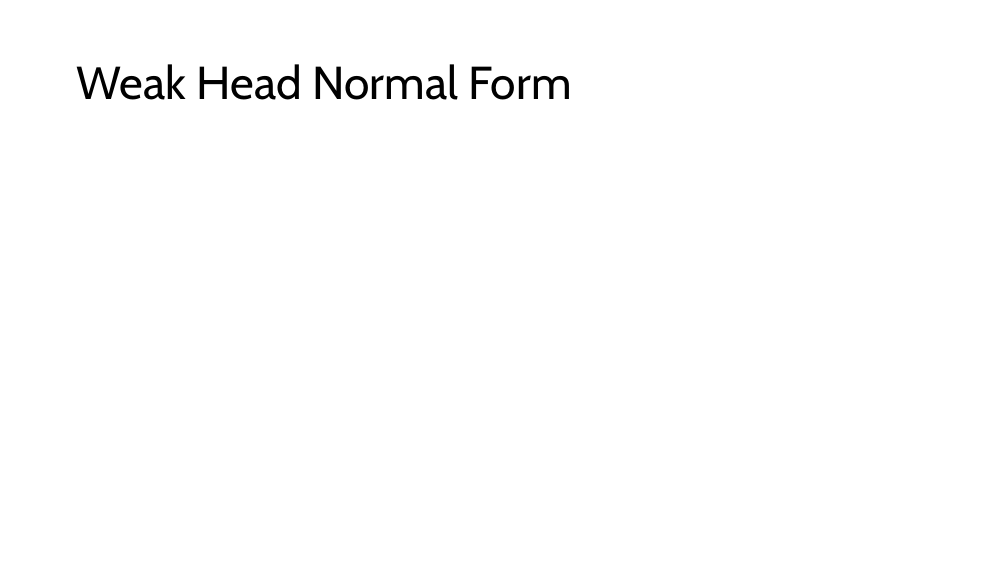
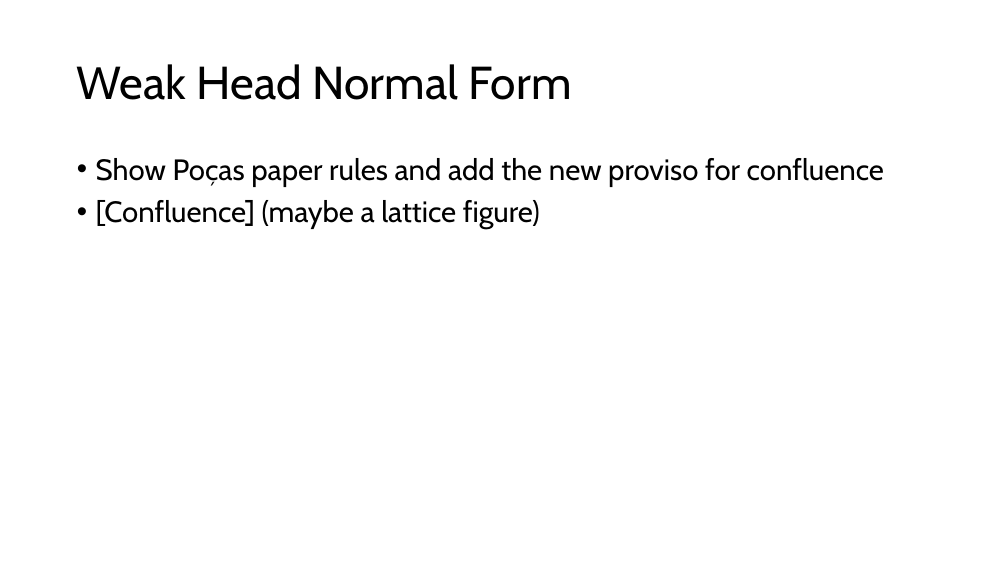
Before and after one commit to inesgarciaslopes/type-operators, a slide deck: slide 7 of latex/Inforum/slides/presentation.pptx (slide 6 before the commit). Drawn at 1008x567 pixels with LibreOffice and Linux fonts; fonts in the diff are those of the drawing. Boxes give left, top, right and bottom in pixels: in the first picture for what was removed or moved away, otherwise in the second. Text is boxed around its words. In the diff, an @@ line names an element or a change of style, - is before the commit and + after.

```diff
--- a/latex/Inforum/slides/presentation.pptx
+++ b/latex/Inforum/slides/presentation.pptx
@@ text added at (x1=96, y1=158, x2=884, y2=229), 28 pt, text #000000 @@
+• Show Poças paper rules and add the new proviso for confluence
+• [Confluence] (maybe a lattice figure)
```
Also in this commit, not shown: 2 other slides changed, 9 slides added, 3 slides removed.
